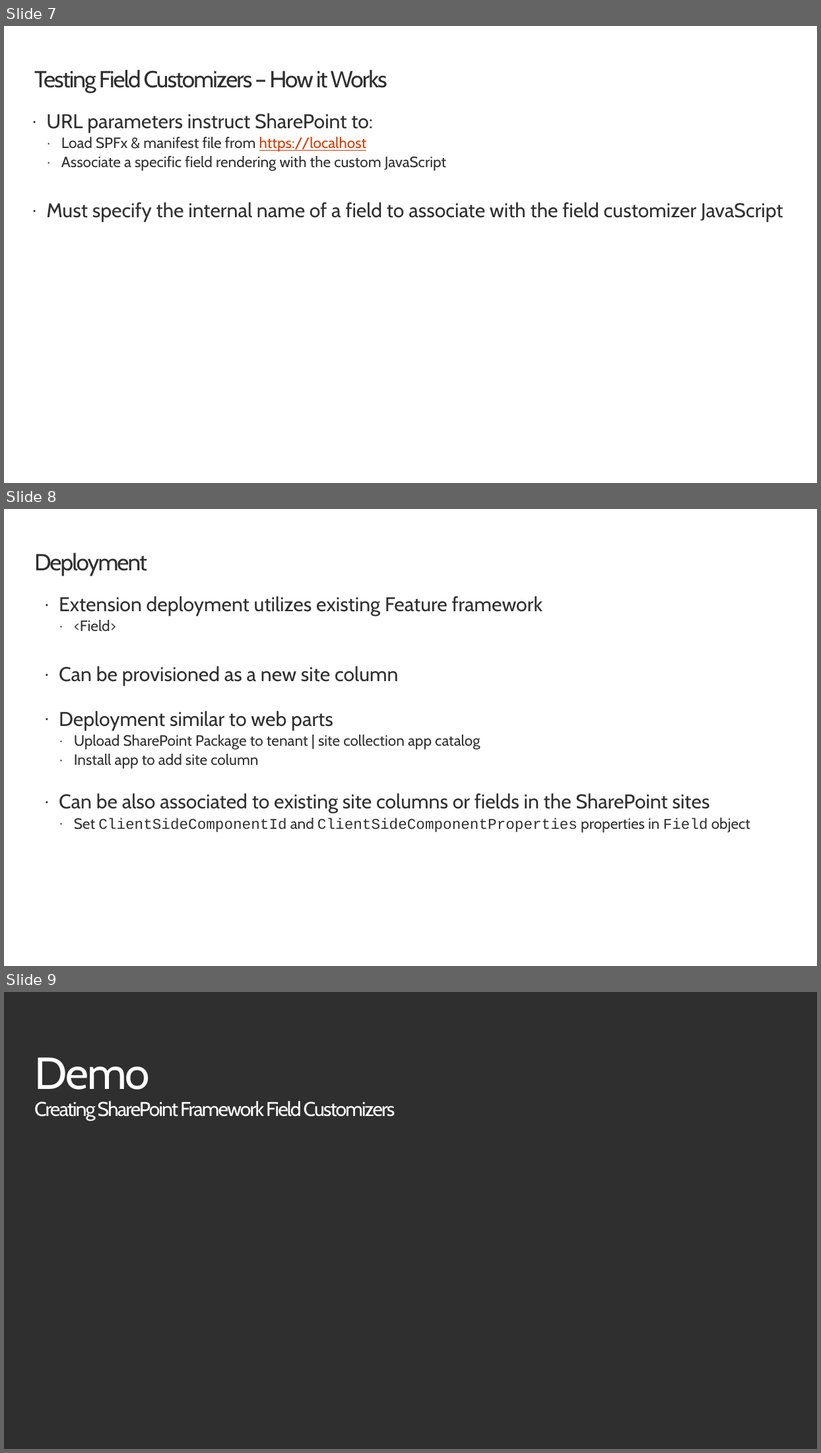
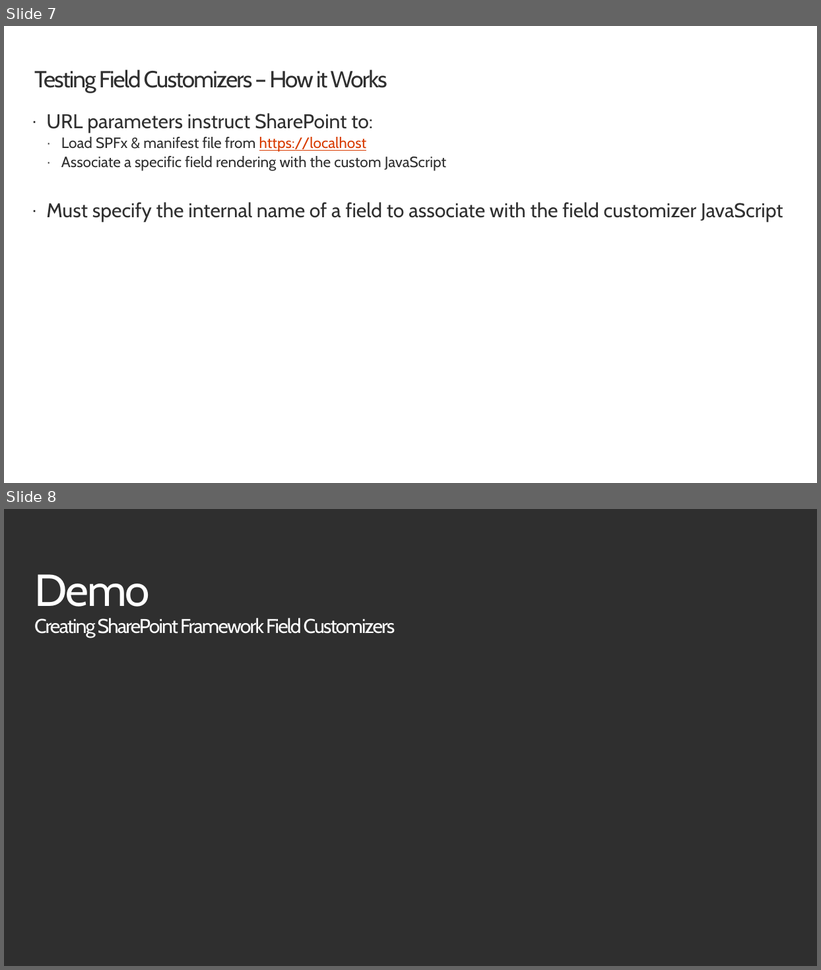
Before and after one commit to SharePoint/sp-dev-training-spfx-extensions, a slide deck: 02 fieldcustomizer.pptx. Shown one above the other, each under a label of ours: slides 7, 8 and 9 before the commit, slides 7 and 8 after it. The pictures are 821x1453 and 821x970 pixels, drawn with LibreOffice and Linux fonts; fonts in the diff are those of the drawing; background and template pictures are left out. Boxes give left, top, right and bottom in pixels: in the first picture for what was removed or moved away, otherwise in the second. Text is boxed around its words. In the diff, an @@ line names an element or a change of style, - is before the commit and + after.

```diff
--- a/02 fieldcustomizer.pptx
+++ b/02 fieldcustomizer.pptx
@@ slide 8 removed at bbox=[4, 509, 817, 966], background #FFFFFF @@
@@ title removed at bbox=[34, 553, 147, 576] @@
-Deployment
@@ text removed at bbox=[59, 596, 750, 833] @@
-· Extension deployment utilizes existing Feature framework
-  · <Field>
-· Can be provisioned as a new site column
-· Deployment similar to web parts
-  · Upload SharePoint Package to tenant | site collection app catalog
-  · Install app to add site column
-· Can be also associated to existing site columns or fields in the SharePoint sites
-  · Set ClientSideComponentId and ClientSideComponentProperties properties in Field object
@@ what was slide 9 is now slide 8 @@
```
Also in this commit, not shown: 1 slide changed, 54 other files.
